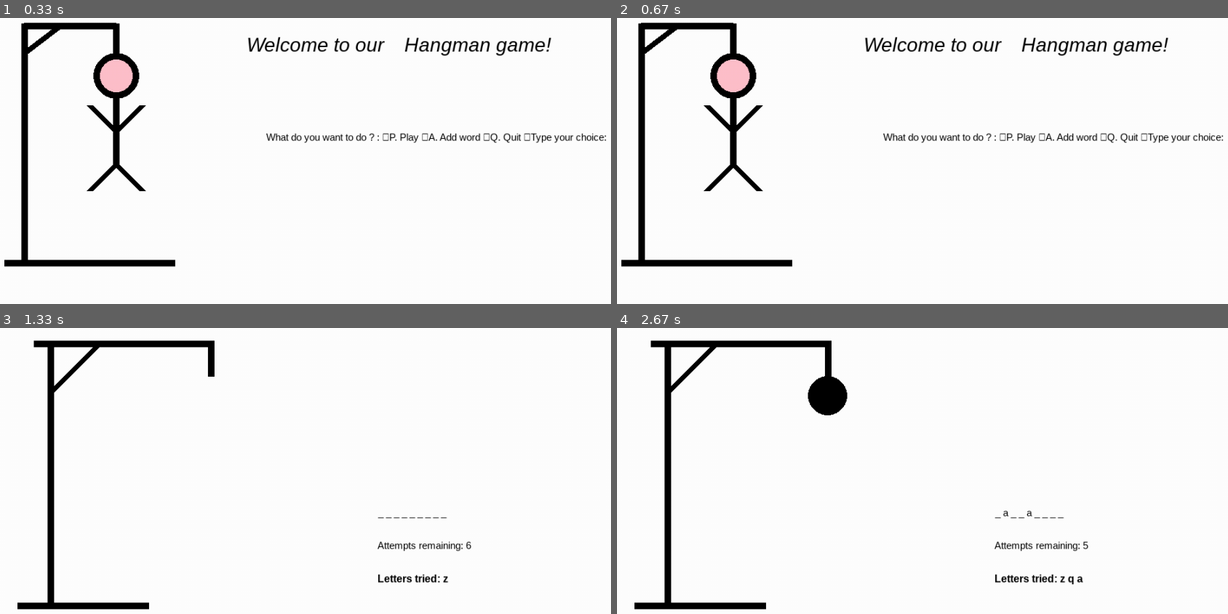
Above: before the commit, frames 1-4 (two rows, left to right).
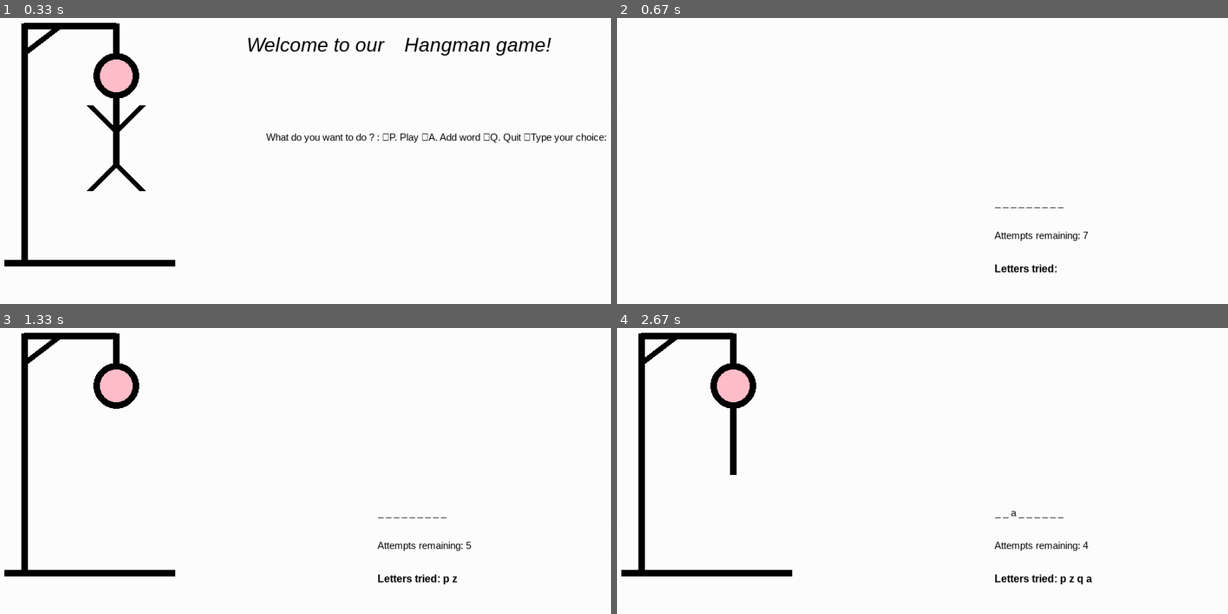
Above: after the commit, the same moments.

Repository: elodie-boweren/Pendu
Game: pygame game, started from main_loop.py
The game is run twice, just before and just after one commit, with the same random seed, the same clock (stepped at 60 frames per second) and the same inputs.
Inputs:
- Up to frame 1 (0.33 s): no input
- Up to frame 2 (0.67 s): tap 1 at 0.33 s
- Up to frame 3 (1.33 s): hold P 0.67-1.13 s; tap Z at 1.17 s
- Up to frame 4 (2.67 s): tap Q at 1.5 s; tap A at 2.33 s

Frame 1 is identical in both runs. In frame 2, 6.2% of the frame differs, in the area x 0-100%, y 1-90%; in frame 3, 5.8%; in frame 4, 6.9%, in the area x 0-78%, y 1-99%.

Commit message:
add loop for playgame

Diff:
--- a/Hangman_functions.py
+++ b/Hangman_functions.py
@@ -27,10 +27,7 @@
 text_font_bold = pygame.font.SysFont("Arial", 16, bold = True)
 
 
-words = random.choice(open("words.txt").read().splitlines())
-guess_words = words
-found_letters = []
-attempts = 7
+
 
 def menu():
     screen.fill(WHITE)
@@ -68,23 +65,24 @@
 
 def draw_hangman(attempts):
     if attempts <= 6:
-        pygame.draw.line(screen, BLACK, (50, 450), (250, 450), 10)
-        pygame.draw.line(screen, BLACK, (100, 450), (100, 50), 10)
-        pygame.draw.line(screen, BLACK, (75, 50), (350, 50), 10)
-        pygame.draw.line(screen, BLACK, (100, 125), (175, 50), 10)
-        pygame.draw.line(screen, BLACK, (345, 50), (345, 100), 10)
+        pygame.draw.line(screen, (BLACK), [30, 400], [290, 400], 10)
+        pygame.draw.line(screen, (BLACK), [60, 35], [60, 400], 10)
+        pygame.draw.line(screen, (BLACK), [60, 38], [200, 38], 10)
+        pygame.draw.line(screen, (BLACK), [60, 80], [115, 38], 10)
+        pygame.draw.line(screen, (BLACK), [200, 35], [200, 80], 10)
     if attempts <= 5:
-        pygame.draw.circle(screen, BLACK, (345, 130), 30)
+        pygame.draw.circle(screen, (PINK), [201,115], 35,0)
+        pygame.draw.circle(screen, (BLACK), [201,115], 35,10)
     if attempts <= 4:
-        pygame.draw.line(screen, BLACK, (345, 150), (345, 250), 10)
+        pygame.draw.line(screen, (BLACK), [200, 150], [200, 250], 10)
     if attempts <= 3:
-        pygame.draw.line(screen, BLACK, (345, 180), (300, 160), 10)
+        pygame.draw.line(screen, (BLACK), [160, 160], [200, 200], 10)
     if attempts <= 2:
-        pygame.draw.line(screen, BLACK, (345, 180), (400, 160), 10)
+        pygame.draw.line(screen, (BLACK), [240, 160], [200, 200], 10)
     if attempts <= 1:
-        pygame.draw.line(screen, BLACK, (345, 250), (300, 285), 10)
+        pygame.draw.line(screen, (BLACK), [160, 290], [200, 250], 10)
     if attempts <= 0:
-        pygame.draw.line(screen, BLACK, (345, 250), (400, 285), 10)
+        pygame.draw.line(screen, (BLACK), [240, 290], [200, 250], 10)
 
 
 def write(texte, text_font, couleur, x, y):
@@ -139,8 +137,14 @@
     menu()
 def play_game():
     global guess_words, found_letters, attempts
-    run = True
-    while run :
+    run_game = True
+    words = ""
+    words = random.choice(open("words.txt").read().splitlines())
+    guess_words = words
+    found_letters = []
+    attempts = 7
+
+    while run_game :
         screen.fill(WHITE)
 
         letters_shown = " ".join([letter if letter in found_letters else "_" for letter in guess_words])
@@ -155,17 +159,24 @@
 
         if all([letter in found_letters for letter in guess_words]):
             write("Congrats! You won !", text_font, BLACK, 600, 450)
+
             pygame.display.update()
-            play_game()
+            pygame.time.delay(1000)
+            run_game = False
+            return True
 
         if attempts == 0:
             write(f"Perdu ! Le mot était: {guess_words}", text_font, BLACK, 600, 450)
+            pygame.time.delay(1000)
             pygame.display.update()
-            play_game()
+
+            run_game = False
+            return True
+
 
         for event in pygame.event.get():
             if event.type == QUIT:
-                run = False
+                run_game = False
             if event.type == pygame.KEYDOWN:
                 if event.key >= pygame.K_a and event.key <= pygame.K_z:
                     letter = chr(event.key)
@@ -175,4 +186,5 @@
                             attempts -= 1
 
         pygame.display.update()
+
     pygame.quit()
--- a/main_loop.py
+++ b/main_loop.py
@@ -15,8 +15,10 @@
 text_font = pygame.font.SysFont("Arial", 15)
 
 
+
+
 run = True
-while run :
+while run == True:
 
     key = pygame.key.get_pressed()
 
@@ -25,8 +27,8 @@
     for event in pygame.event.get():
         if event.type == QUIT:
             run = False
-        if key[pygame.K_p] == True:
-            play_game()
+        if key[pygame.K_1] == True:
+            run = play_game()
         elif key[pygame.K_a] == True:
             add_word()
         elif key[pygame.K_q] == True:
--- a/words.txt
+++ b/words.txt
@@ -15,3 +15,6 @@
 perseverate
 developper
 coding
+
+test
+test
